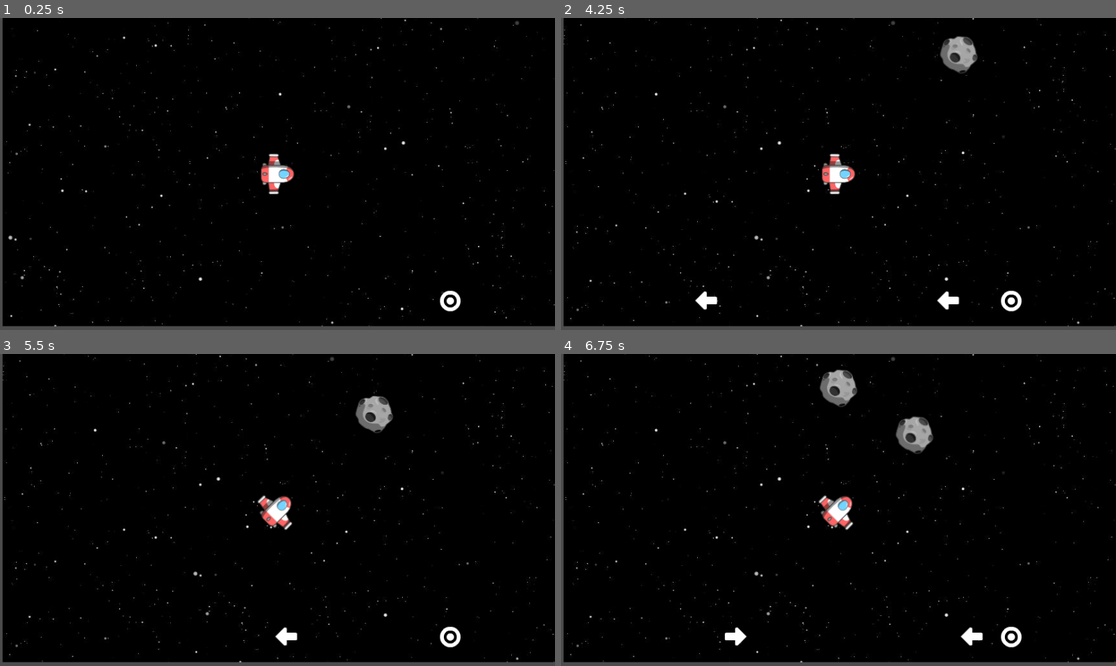
Above: before the commit, frames 1-4 (two rows, left to right).
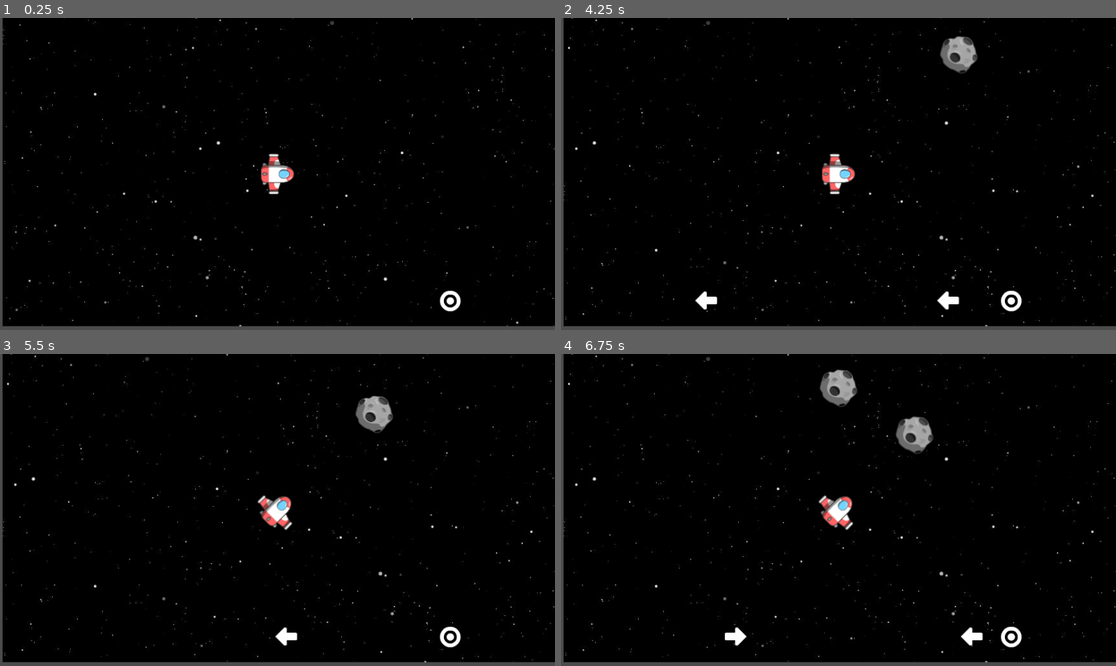
Above: after the commit, the same moments.

Repository: darkyuu/GGJ18-LagShip
Game: Godot game, scene res://Scenes/GameplayScene.tscn
Two runs of this game, one before a commit and one after it. Both use one fixed random seed, a clock stepped at 60 frames per second and the inputs below.
Inputs:
- Up to frame 1 (0.25 s): no input
- Up to frame 2 (4.25 s): tap Enter at 0.5 s; hold Right (ui_right) 0.53-1.28 s; tap Space at 1.25 s; hold Left (ui_left) 1.28-2.03 s; hold Right (ui_right) 2.03-3.53 s; hold Left (ui_left) from 3.53 s (still down)
- Up to frame 3 (5.5 s): keep holding Left (ui_left)
- Up to frame 4 (6.75 s): release Left (ui_left) at 5.78 s; hold Right (ui_right) from 5.78 s (still down)

The runs differ from the first frame. In frame 1, 1.1% of the frame differs, in the area x 0-100%, y 0-99%; in frame 2, 1.1%; in frame 3, 1.1%; in frame 4, 1.1%.

Commit message:
ADD: Ship's death sound, pause when game is over

Diff:
--- a/GameObjects/AsteroidObject.tscn
+++ b/GameObjects/AsteroidObject.tscn
@@ -29,6 +29,7 @@
 angular_velocity = 0.0
 angular_damp = -1.0
 script = ExtResource( 1 )
+_sections_unfolded = [ "Angular", "Applied Forces", "Collision", "Linear", "Material", "Pickable", "Transform", "Visibility", "Z Index" ]
 __meta__ = {
 "_edit_group_": true
 }
--- a/GameObjects/ShipObject.tscn
+++ b/GameObjects/ShipObject.tscn
@@ -58,3 +58,5 @@
 editor_draw_limits = false
 editor_draw_drag_margin = false
 _sections_unfolded = [ "Drag Margin", "Editor", "Limit", "Material", "Offset", "Pause", "Smoothing", "Transform", "Visibility", "Z Index" ]
+
+[connection signal="body_entered" from="." to="." method="_on_Ship_body_entered"]
--- a/Scenes/GameplayScene.tscn
+++ b/Scenes/GameplayScene.tscn
@@ -12,6 +12,7 @@
 [ext_resource path="res://Assets/spacebg_animation/frame6.png" type="Texture" id=10]
 [ext_resource path="res://GameObjects/ShipObject.tscn" type="PackedScene" id=11]
 [ext_resource path="res://GameObjects/CommandExecutePoint.tscn" type="PackedScene" id=12]
+[ext_resource path="res://Assets/audio/damagemixed1.wav" type="AudioStream" id=13]
 
 [sub_resource type="SpriteFrames" id=1]
 
@@ -37,7 +38,7 @@
 position = Vector2( 436, 237 )
 frames = SubResource( 1 )
 animation = "default"
-frame = 2
+frame = 3
 playing = true
 _sections_unfolded = [ "Transform" ]
 
@@ -104,6 +105,16 @@
 position = Vector2( 575, 381 )
 _sections_unfolded = [ "Transform" ]
 
+[node name="DeathSound" type="AudioStreamPlayer" parent="." index="6"]
+
+stream = ExtResource( 13 )
+volume_db = -15.0
+autoplay = false
+mix_target = 0
+bus = "Master"
+
+[connection signal="hit" from="Ship" to="." method="game_over"]
+
 [connection signal="call_left" from="CommandExecutePoint" to="." method="force_ship_turn_left"]
 
 [connection signal="call_right" from="CommandExecutePoint" to="." method="force_ship_turn_right"]
--- a/Scripts/AsteroidObject.gd
+++ b/Scripts/AsteroidObject.gd
@@ -8,33 +8,7 @@
 
 func _ready():
 	pass
-#	randomize()
-#
-#	add_to_group("asteroids");
-#	set_process(true);
-
 
 func _process(delta):
-	pass
-#	velocity = velocity.clamped(300)
-#	set_rotation(get_rotation() + rotation_speed * delta)
-#	set
-#
-#	this.MoveAndSlide(velocity * delta);
-
-
-
-
-
-#func init(init_position, init_velocity):
-#	if init_velocity.length()  > 0:
-#        velocity = init_velocity
-#	else:
-#		velocity = Vector2(random_range(300 , 1000)).rotated(random_range(0, 2*PI))
-#
-#
-#	rotation_speed = random_range(-1.5, 1.5);
-
-
-#	extents = get_node("Sprite").get_texture().get_size()/2
-#	set_position(init_position)
+	if Global.paused == true:
+		sleeping = true;
--- a/Scripts/CommandExecutePoint.gd
+++ b/Scripts/CommandExecutePoint.gd
@@ -10,7 +10,6 @@
 	pass
 
 func _on_CommandExecutePoint_body_entered( body ):
-	print("*"+body.get_name())
 	if body.get_name().find("TurnRightCommand") != -1:
 		emit_signal("call_right")
 	else:
--- a/Scripts/GameplayScene.gd
+++ b/Scripts/GameplayScene.gd
@@ -20,7 +20,6 @@
 		input_from_player()
 	else:
 		current_command_frame_counter += 1
-
 
 func input_from_player():
 	if Global.current_command_buffer < max_command_buffer:
@@ -45,17 +44,12 @@
 	current_command_frame_counter = 0
 
 func force_ship_turn_left():
-	print("force_ship_turn_left")
 	get_node("Ship").turn_left()
 
 func force_ship_turn_right():
-	print("force_ship_turn_right")
 	get_node("Ship").turn_right()
 
-
-
 func _on_AsteroidTimer_timeout():
-	print("_on_AsteroidTimer_timeout")
 	var temp_index = randi() % 8 + 1
 	var temp_start_position = get_node("ObstacleSpawnPositions/"+str(temp_index)).get_position()
 	var aim_to_position = Global.aim_to_ship_rotation[temp_index]
@@ -65,3 +59,15 @@
 	ast.position = temp_start_position
 	ast.rotation = 0
 	ast.set_linear_velocity(Vector2(Global.asteroid_velocity, 0).rotated(aim_to_position))
+
+func game_over():
+	$DeathSound.play()
+	print("Game Over")
+	set_process(false)
+	Global.paused = true
+	$AsteroidTimer.stop();
+
+#	$DeathSound.play()
+#	$Music.stop()
+#	$AsteroidTimer.stop()
+#	$GameplayHUD.show_game_over()
--- a/Scripts/Global.gd
+++ b/Scripts/Global.gd
@@ -7,6 +7,7 @@
 var new_scene = null
 var current_command_buffer = 0
 var asteroid_velocity = 50
+var paused = false
 
 var aim_to_ship_rotation = {1: PI/4, 2: PI/2, 3: 3*PI/4,
 							4: 0, 5: PI,
@@ -14,7 +15,6 @@
 
 func _ready():
 	screen_size = get_viewport().size
-#	print("Global initialize: "+str(screen_size.x)+", "+str(screen_size.y))
 	var root = get_tree().get_root()
 	# TODO: change this when adding start screen
 	current_scene = root.get_child(root.get_child_count() - 1)
--- a/Scripts/ShipObject.gd
+++ b/Scripts/ShipObject.gd
@@ -3,7 +3,7 @@
 signal hit
 
 var current_direction = PI/2
-var current_state = "idle"
+#var current_state = "idle"
 var current_position;
 
 func _ready():
@@ -46,3 +46,8 @@
 		current_direction = 0;
 	elif current_direction <= -2*PI:
 		current_direction = 0;
+
+func _on_Ship_body_entered( body ):
+	$Collision.disabled = true
+	hide()
+	emit_signal("hit")
Not shown, added: Assets/audio/blackhole4.wav.import
Not shown, added: Assets/audio/damagemixed1.wav.import
Not shown, added: Assets/audio/explosion_short2.wav.import
Not shown, added: Assets/audio/laser_alien3.wav.import
Not shown, added: Assets/audio/laser_satellite1.wav.import
Not shown, added: Assets/audio/laser_shot2.wav.import
Not shown, added: Assets/audio/suckedbyblackhole1.wav.import
Not shown: 1 places in Scenes/GameplayScene.tscn that only renumber resources
